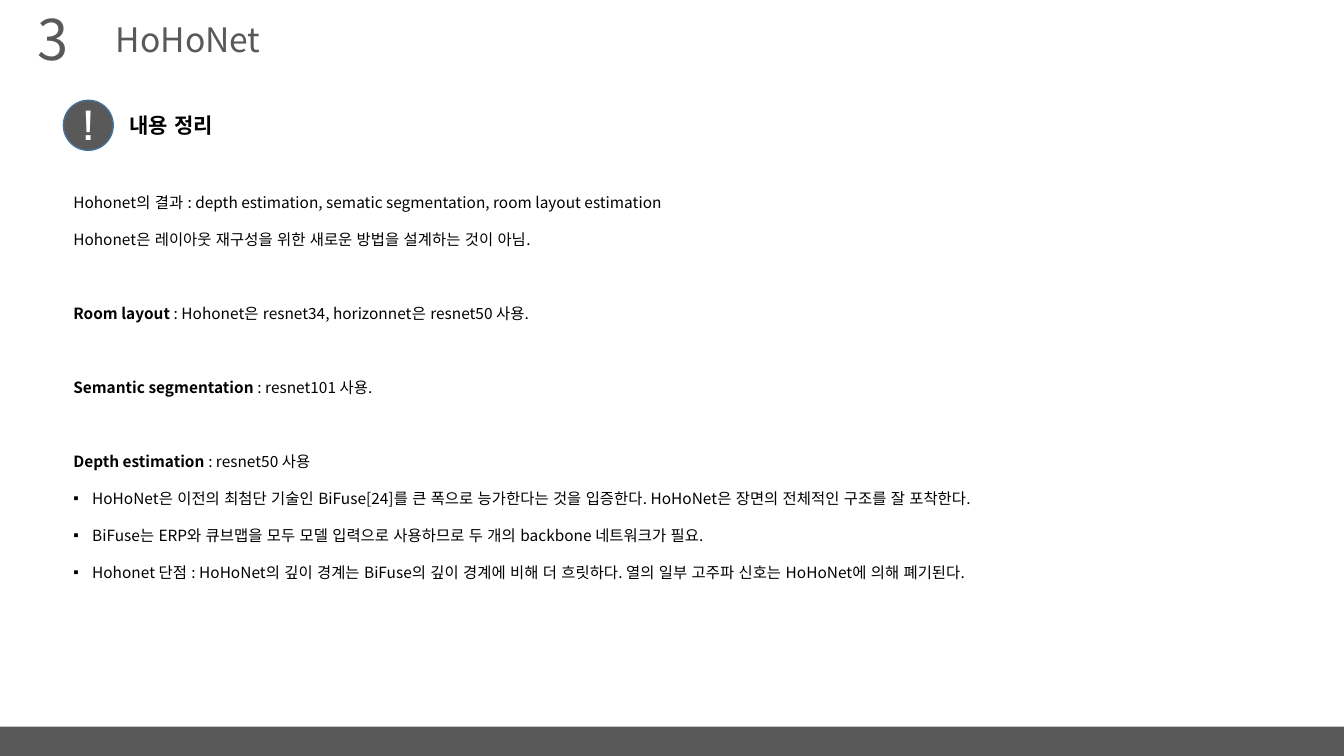
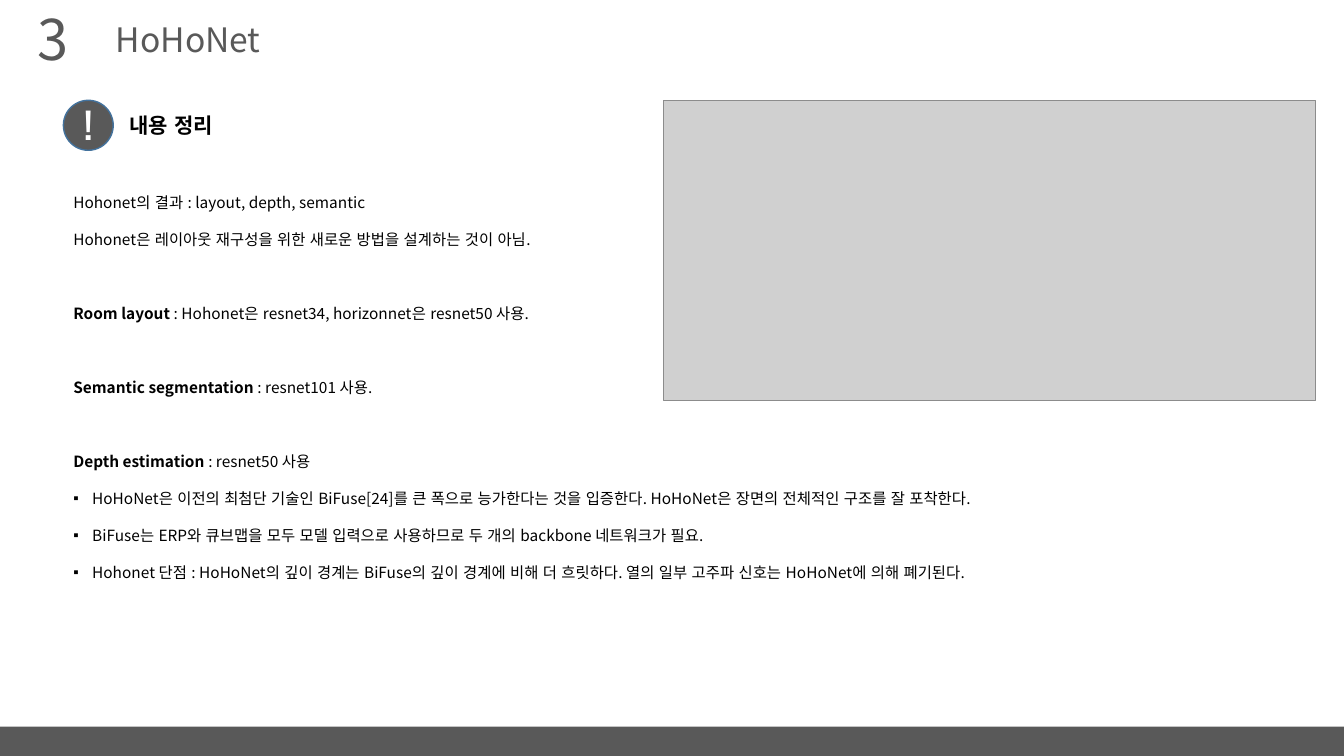
Before and after one commit to arittung/3D_Room_Layout_estimation, a slide deck: slide 7 of LayoutNet-HorizonNet-HoHoNet 정리.pptx. Drawn at 1344x756 pixels with LibreOffice and Linux fonts; fonts in the diff are those of the drawing; grey boxes stand for pictures. Boxes give left, top, right and bottom in pixels: in the first picture for what was removed or moved away, otherwise in the second. Text is boxed around its words. In the diff, an @@ line names an element or a change of style, - is before the commit and + after.

```diff
--- a/LayoutNet-HorizonNet-HoHoNet 정리.pptx
+++ b/LayoutNet-HorizonNet-HoHoNet 정리.pptx
@@ picture added at (663,101,1316,401) @@
@@ text at (73,195,365,212): text changed @@
-Hohonet의 결과 : depth estimation, sematic segmentation, room layout estimation
+Hohonet의 결과 : layout, depth, semantic
```
Also in this commit, not shown: 4 other slides changed, 6 other files.
